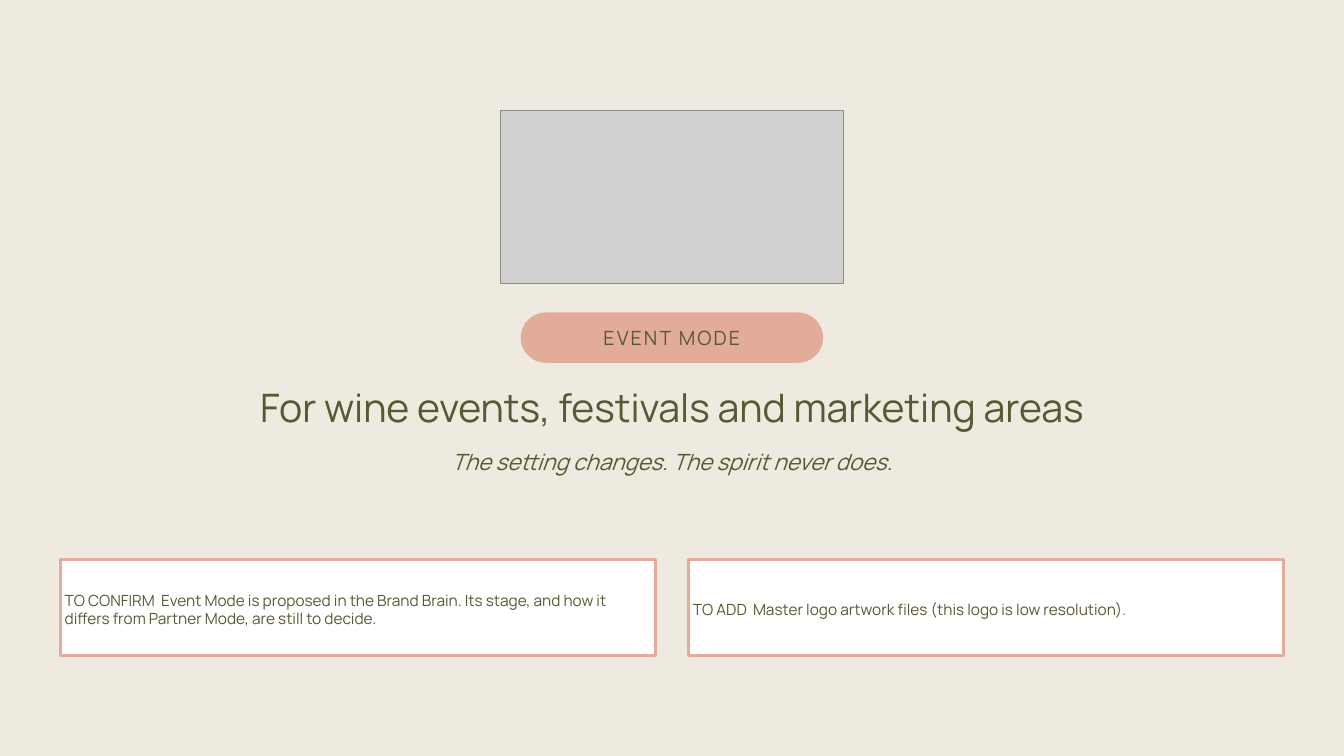
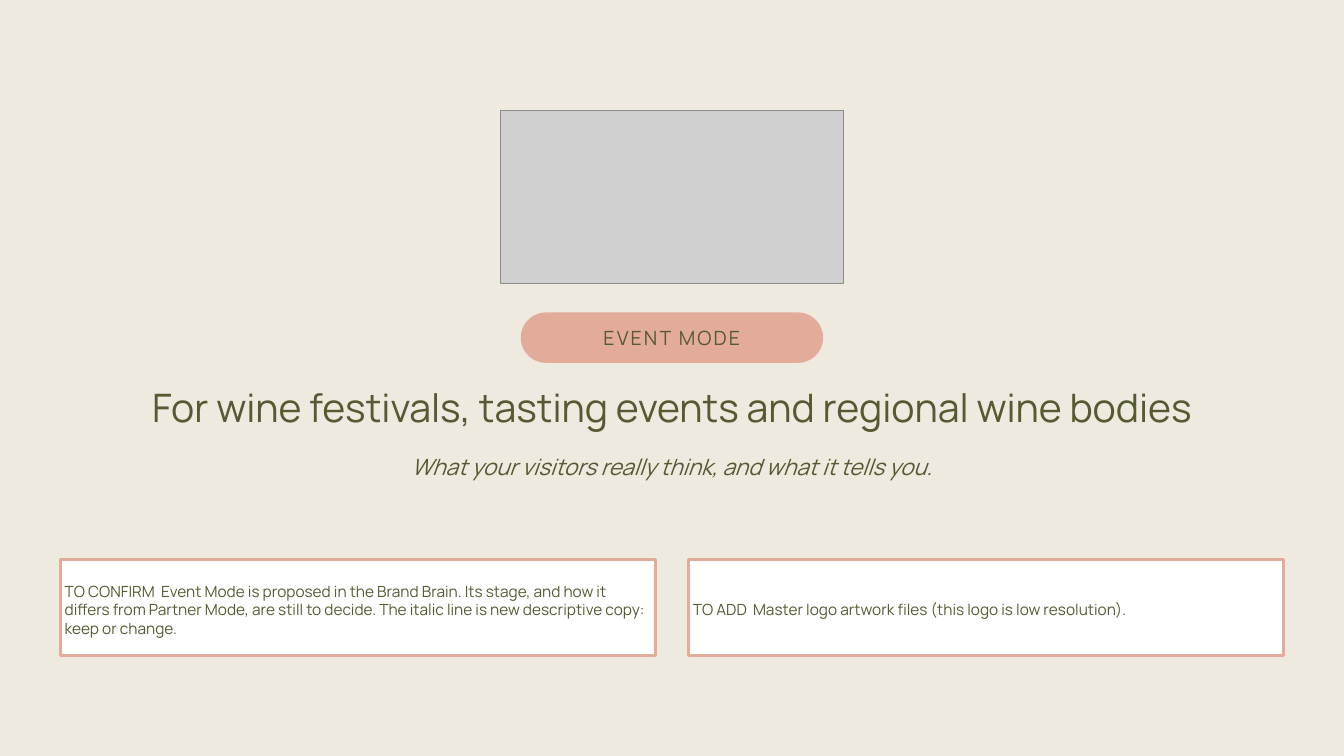
Before and after one commit to carrie147/entre-amis-brand-agent, a slide deck: slide 1 of decks/Entre Amis - Event Mode pack - DRAFT.pptx. Drawn at 1344x756 pixels with LibreOffice and Linux fonts; fonts in the diff are those of the drawing; grey boxes stand for pictures. Boxes give left, top, right and bottom in pixels: in the first picture for what was removed or moved away, otherwise in the second. Text is boxed around its words. In the diff, an @@ line names an element or a change of style, - is before the commit and + after.

```diff
--- a/decks/Entre Amis - Event Mode pack - DRAFT.pptx
+++ b/decks/Entre Amis - Event Mode pack - DRAFT.pptx
@@ text at bbox=[152, 393, 1192, 432]: text changed @@
-For wine events, festivals and marketing areas
+For wine festivals, tasting events and regional wine bodies
@@ text at bbox=[411, 458, 932, 481]: text changed @@
-The setting changes. The spirit never does.
+What your visitors really think, and what it tells you.
@@ text in rectangle at bbox=[65, 585, 644, 638]: text changed @@
-TO CONFIRM Event Mode is proposed in the Brand Brain. Its stage, and how it differs from Partner Mode, are still to decide.
+TO CONFIRM Event Mode is proposed in the Brand Brain. Its stage, and how it differs from Partner Mode, are still to decide. The italic line is new descriptive copy: keep or change.
```
Also in this commit, not shown: 6 other slides changed, 5 slides added, 5 slides removed, 2 other files.
